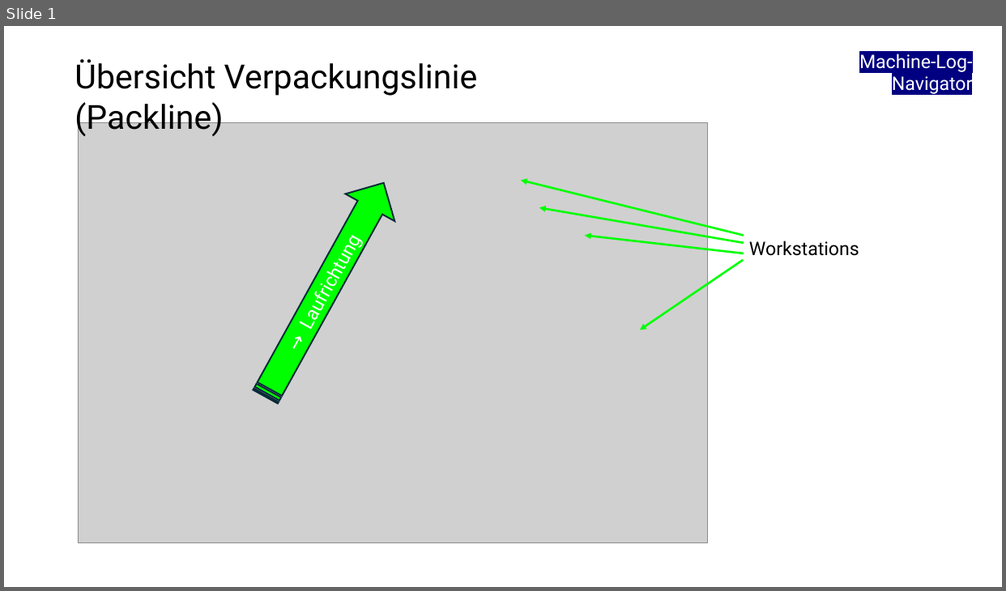
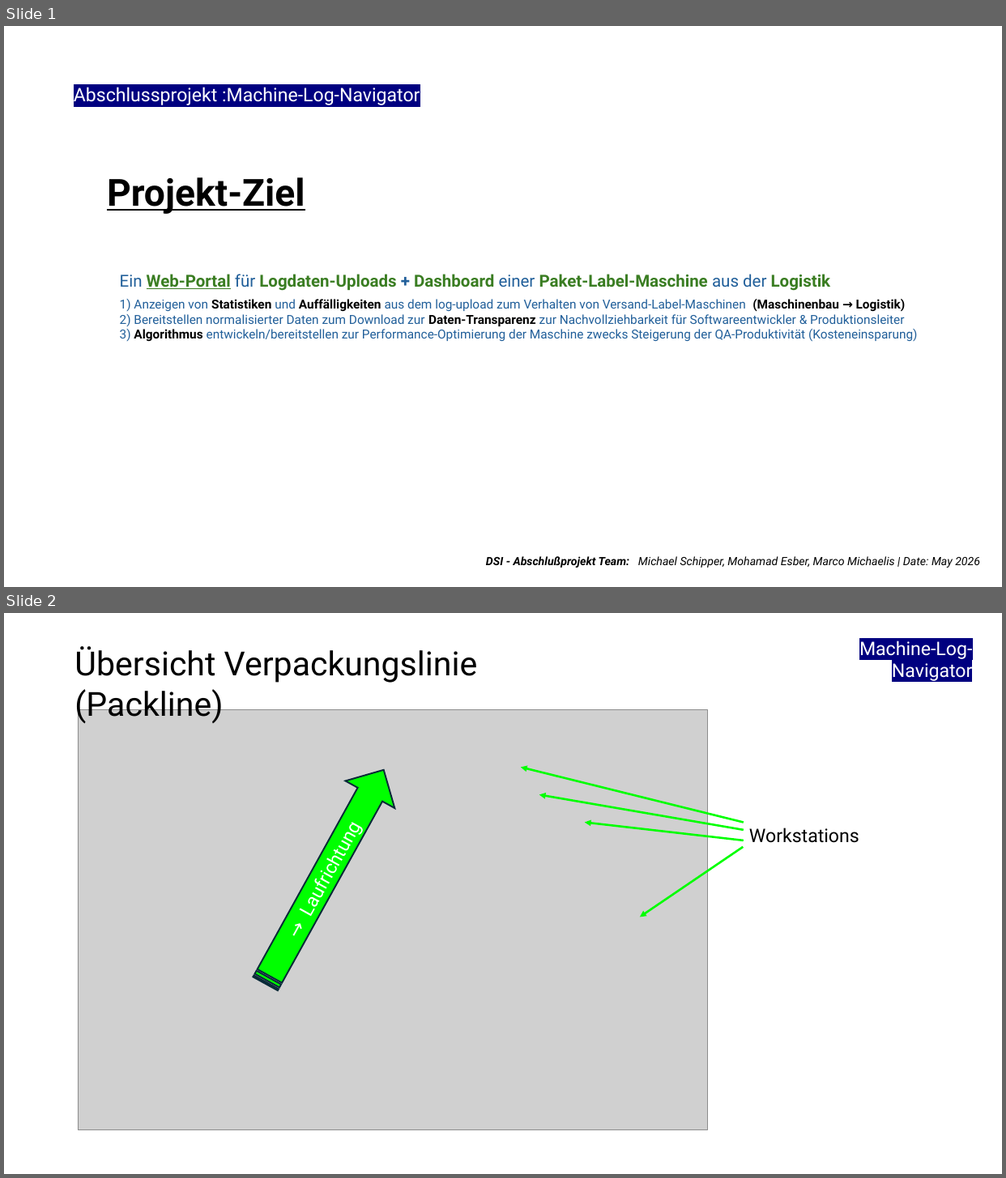
Before and after one commit to MamicGit/Proj_Machine-Log-Navigator, a slide deck: Archiv/PackageProcess_Labelmachine.pptx. Shown one above the other, each under a label of ours: slide 1 before the commit, slides 1 and 2 after it. The pictures are 1006x591 and 1006x1178 pixels, drawn with LibreOffice and Linux fonts; fonts in the diff are those of the drawing; grey boxes stand for pictures. Boxes give left, top, right and bottom in pixels: in the first picture for what was removed or moved away, otherwise in the second. Text is boxed around its words. In the diff, an @@ line names an element or a change of style, - is before the commit and + after.

```diff
--- a/Archiv/PackageProcess_Labelmachine.pptx
+++ b/Archiv/PackageProcess_Labelmachine.pptx
@@ slide 1 added at (x1=4, y1=26, x2=1002, y2=587), background #FFFFFF @@
@@ text added at (x1=74, y1=87, x2=420, y2=105), 18 pt, text #FFFFFF @@
+Abschlussprojekt :Machine-Log-Navigator
@@ text added at (x1=107, y1=177, x2=305, y2=214), 36 pt, text #000000, bold, underline @@
+Projekt-Ziel
@@ text added at (x1=120, y1=274, x2=917, y2=342), 12 pt, text #215F9A @@
+Ein Web-Portal für Logdaten-Uploads + Dashboard einer Paket-Label-Maschine aus der Logistik
+1) Anzeigen von Statistiken und Auffälligkeiten aus dem log-upload zum Verhalten von Versand-Label-Maschinen (Maschinenbau → Logistik)
+2) Bereitstellen normalisierter Daten zum Download zur Daten-Transparenz zur Nachvollziehbarkeit für Softwareentwickler & Produktionsleiter
+3) Algorithmus entwickeln/bereitstellen zur Performance-Optimierung der Maschine zwecks Steigerung der QA-Produktivität (Kosteneinsparung)
@@ text added at (x1=486, y1=557, x2=980, y2=568), 11 pt, text #000000, italic @@
+DSI - Abschlußprojekt Team: Michael Schipper, Mohamad Esber, Marco Michaelis | Date: May 2026
@@ what was slide 1 is now slide 2 @@
```
Also in this commit, not shown: 1 slide changed, 8 other files.
